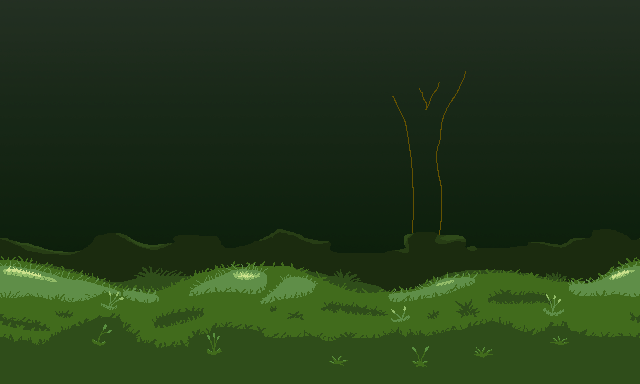
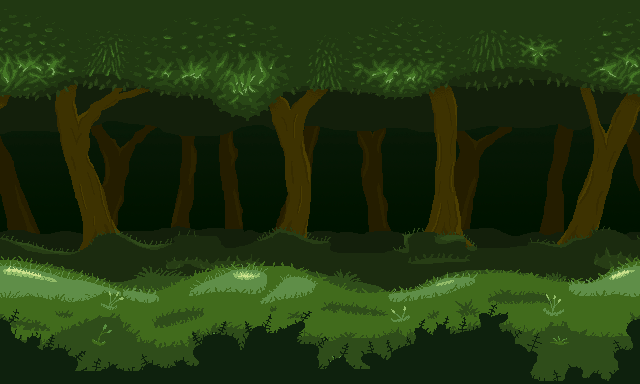
The second (640, 384) image is a revision of the first. Changes to its layers:
showed "ForeGround" over [0, 0, 640, 384]
painted on "ShineGrass" over [2, 228, 640, 270]
painted on "SunShine" over [0, 226, 640, 270]
added layer "Leaves" (1st of 2, in "Background 2") in group "Background 2" over [0, 0, 640, 101]
painted on "Base" over [392, 71, 466, 235]
added layer "TreeDarkness" in group "Background 2" over [0, 76, 640, 248]
added layer "TreeShine" (1st of 2, in "Background 2") in group "Background 2" over [0, 95, 640, 247]
added layer "Trees" (1st of 2, in "Background 2") in group "Background 2" over [0, 72, 640, 255]
added group "BackGround 3" with 4 layers above "Nivåer 1" over [0, 0, 640, 384]
renamed "Background 3" to "Leaves", moved it into group "BackGround 3", painted on it over [0, 0, 640, 136]
added layer "Grass" in group "BackGround 3" over [0, 226, 640, 384]
added layer "TreeShine" (2nd of 2, in "BackGround 3") in group "BackGround 3" over [15, 125, 489, 236]
added layer "Trees" (2nd of 2, in "BackGround 3") in group "BackGround 3" over [0, 117, 640, 257]
